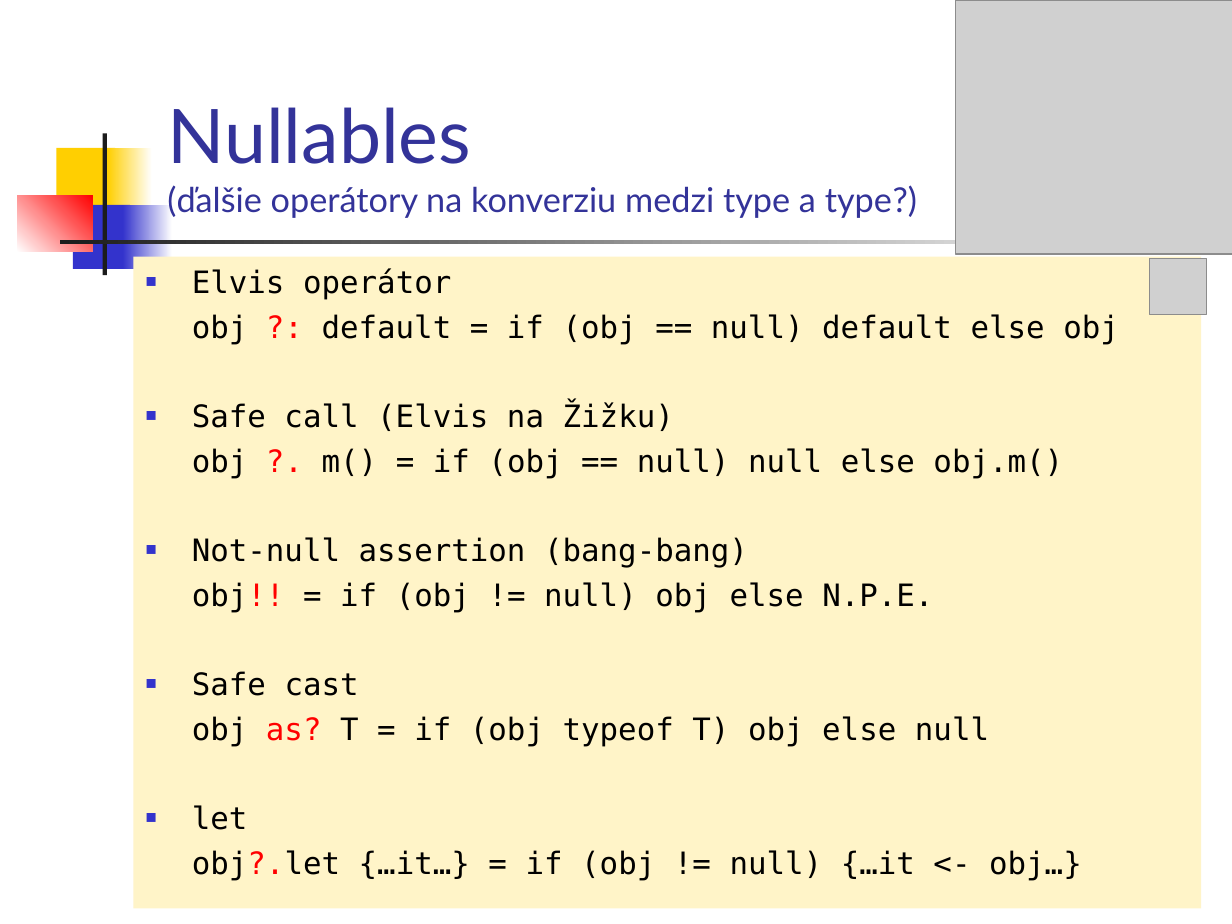
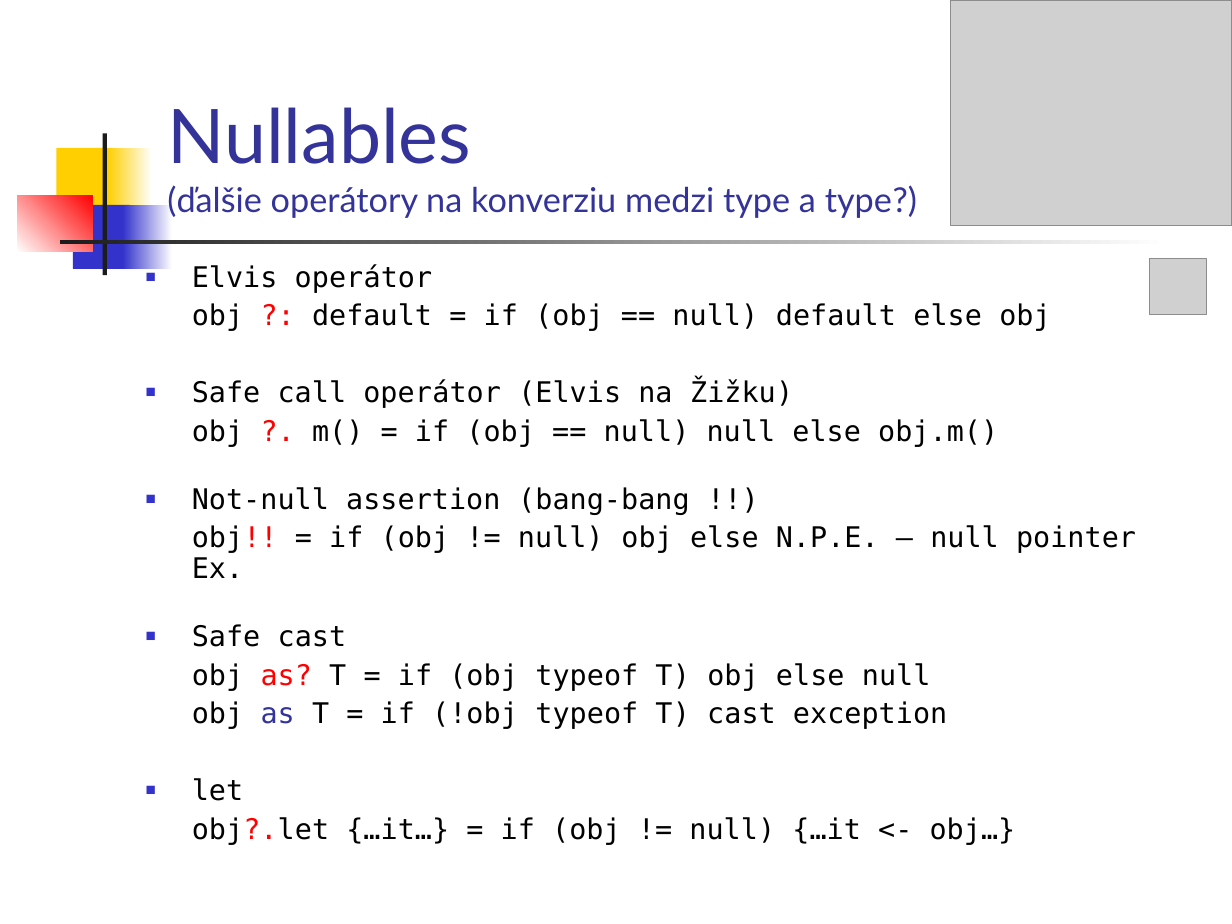
Before and after one commit to vmandro/Prednasky, a slide deck: slide 19 of 04/04_Android.ppt. Drawn at 1232x924 pixels with LibreOffice and Linux fonts; fonts in the diff are those of the drawing; grey boxes stand for pictures. Boxes give left, top, right and bottom in pixels: in the first picture for what was removed or moved away, otherwise in the second. Text is boxed around its words. In the diff, an @@ line names an element or a change of style, - is before the commit and + after.

```diff
--- a/04/04_Android.ppt
+++ b/04/04_Android.ppt
@@ picture: place and size @@
-picture at [956,0,1232,254]
+picture at [950,0,1232,225]
@@ text "Elvis operátor": place and size @@
-text "Elvis operátor" at [133,256,1201,908]
+text "Elvis operátor" at [192,264,1136,845]
@@ text "Elvis operátor" at [192,264,1136,845]: fill #FFF4C8 to none @@
@@ text at [192,264,1050,845]: size 18 to 16.6 pt in "Elvis operátor", "obj ?: default = if (obj == ...", "obj ?. m() = if (obj == ...", "Safe cast" and 3 more places; line spacing 1 to 0.9 @@
@@ text at [192,379,793,408]: text changed; size 18 to 16.6 pt @@
-■ Safe call (Elvis na Žižku)
+■ Safe call operátor (Elvis na Žižku)
@@ text at [192,487,1136,578]: text changed; size 18 to 16.6 pt @@
-■ Not-null assertion (bang-bang)
-obj!! = if (obj != null) obj else N.P.E.
+■ Not-null assertion (bang-bang !!)
+obj!! = if (obj != null) obj else N.P.E. – null pointer Ex.
@@ text at [192,701,947,729]: paragraph added @@
+obj as T = if (!obj typeof T) cast exception
```
Also in this commit, not shown: 23 other slides changed, 1 slide added, 29 slides removed, 1 other file.
